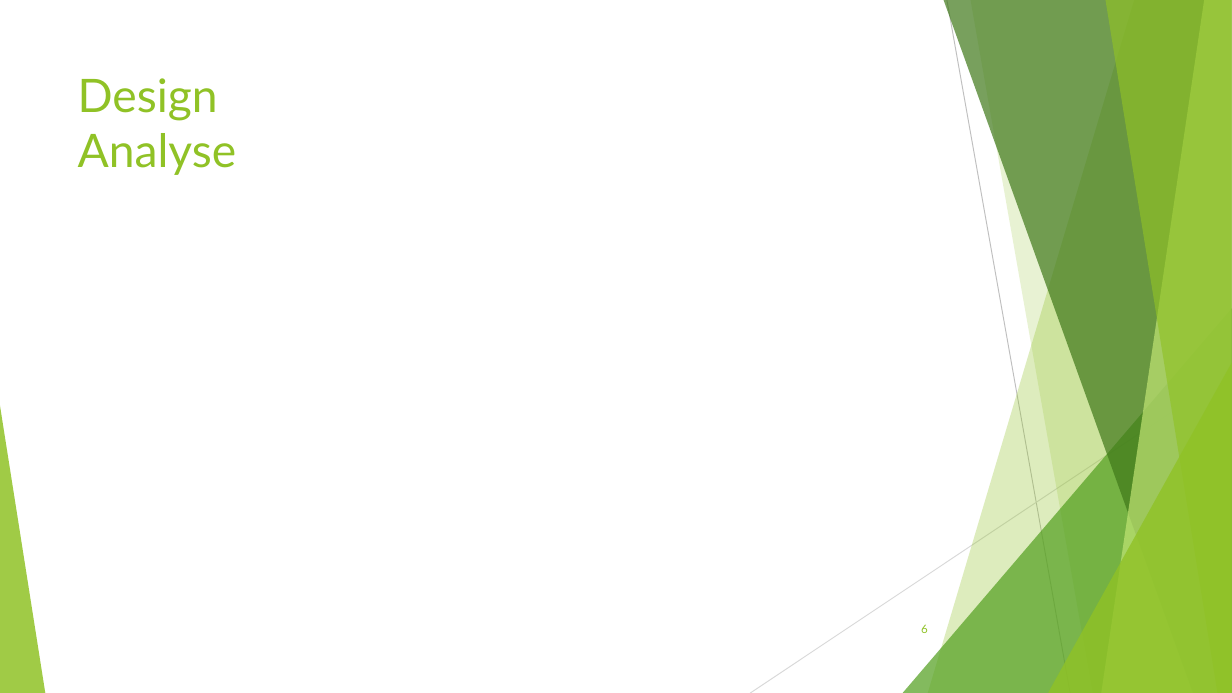
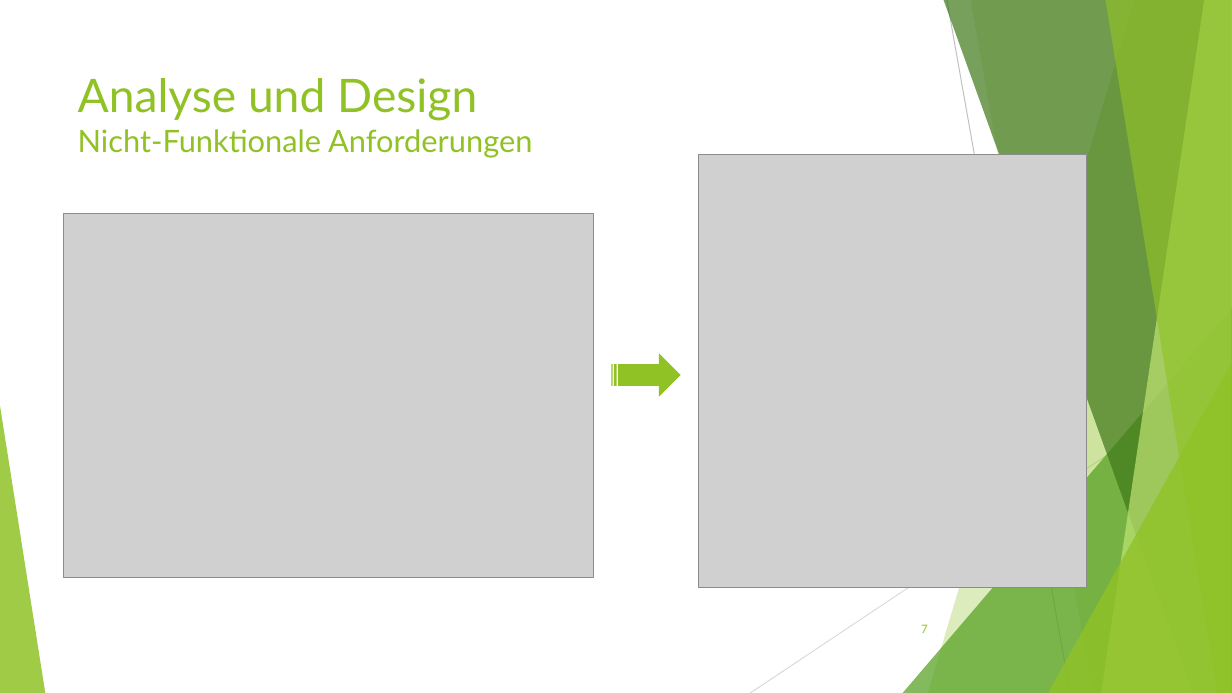
Before and after one commit to BirbsOfPrey/RecipeManager-Project, a slide deck: slide 7 of Präsentation/RecipeManager_Präsentation.pptx (slide 6 before the commit). Drawn at 1232x693 pixels with LibreOffice and Linux fonts; fonts in the diff are those of the drawing; grey boxes stand for pictures. Boxes give left, top, right and bottom in pixels: in the first picture for what was removed or moved away, otherwise in the second. Text is boxed around its words. In the diff, an @@ line names an element or a change of style, - is before the commit and + after.

Commit message:
Updated Präsentation

```diff
--- a/Präsentation/RecipeManager_Präsentation.pptx
+++ b/Präsentation/RecipeManager_Präsentation.pptx
@@ title at (78, 78, 532, 158): text changed; size 36 to 24 pt @@
-Design
-Analyse
+Analyse und Design
+Nicht-Funktionale Anforderungen
@@ picture added at (699, 154, 1087, 588) @@
@@ picture added at (63, 213, 593, 578) @@
@@ striped right arrow added at (612, 353, 681, 396), fill #90C226 @@
@@ page number at (921, 624, 928, 633): text changed @@
-6
+7
```
Also in this commit, not shown: 3 other slides changed, 12 slides added, 4 slides removed.
